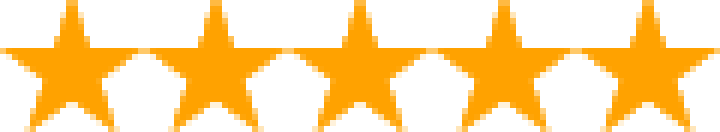
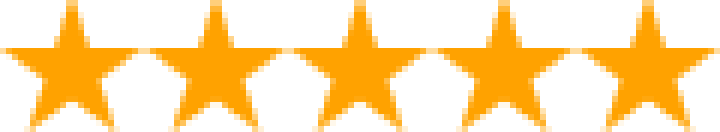
The second w=720, h=132 image is a revision of the first. Changes to its layers:
hid "★★★★★" over [0, 0, 720, 132]
